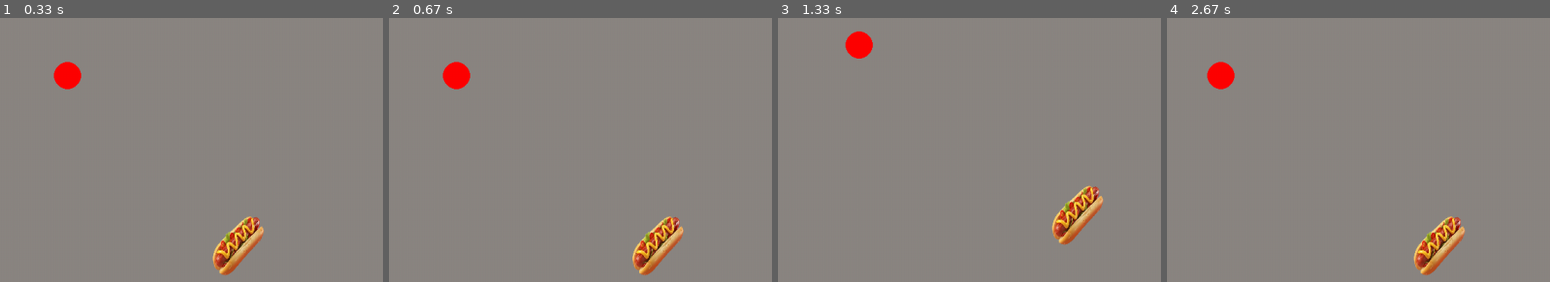
Above: before the commit, frames 1-4 (left to right).
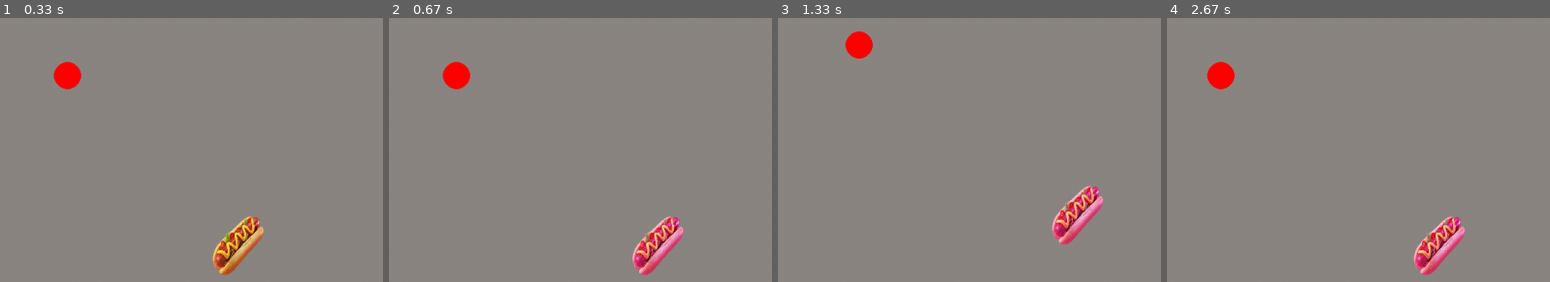
Above: after the commit, the same moments.

Repository: fjnn/pygame-tutorial
Game: pygame game, started from canvas.py
Same seed, same stepped clock (60 frames per second), same inputs: the game is played once before the commit and once after it.
Inputs:
- Up to frame 1 (0.33 s): no input
- Up to frame 2 (0.67 s): hold Right from 0.33 s (still down)
- Up to frame 3 (1.33 s): release Right at 0.8 s; hold Up 0.83-1.13 s; hold W 0.83-1.13 s; hold Right from 1.17 s (still down); hold D from 1.17 s (still down)
- Up to frame 4 (2.67 s): release Right at 1.63 s; release D at 1.63 s; hold Left 1.67-2.2 s; hold A 1.67-2.2 s; hold Down 2.23-2.53 s; hold S 2.23-2.53 s; hold Left from 2.57 s (still down); hold A from 2.57 s (still down)

Frame 1 is identical in both runs. In frame 2, 1.6% of the frame differs, in the area x 63-77%, y 75-98%; in frame 3, 1.6%; in frame 4, 1.6%.

Commit message:
animation

Diff:
--- a/character_arrow.py
+++ b/character_arrow.py
@@ -1,18 +1,21 @@
 import pygame
+
 
 class Character:
     def __init__(self, screen, x, y, size) -> None:
         self.screen = screen
         # self.color = (255, 0, 0)
-        self.image = pygame.image.load("assets/hotdog.png").convert_alpha()
-        self.image = pygame.transform.scale(self.image, (100, 100))
+        self.images = []
+        self.images.append(pygame.image.load("assets/hotdog.png").convert_alpha())
+        self.images.append(pygame.image.load("assets/hotdog2.png").convert_alpha())
+        self.images = [pygame.transform.scale(img, (100, 100)) for img in self.images]
         self.x = x
         self.y = y
         self.size = size
 
     def update(self):
         # pygame.draw.circle(self.screen, self.color, (self.x, self.y), self.size)
-        self.screen.blit(self.image, (self.x, self.y))
+        self.screen.blit(self.images[pygame.time.get_ticks()%2], (self.x, self.y))
 
         # grab keyboard input for left and right through a and d
         keys = pygame.key.get_pressed()
Binary file added: assets/hotdog2.png
